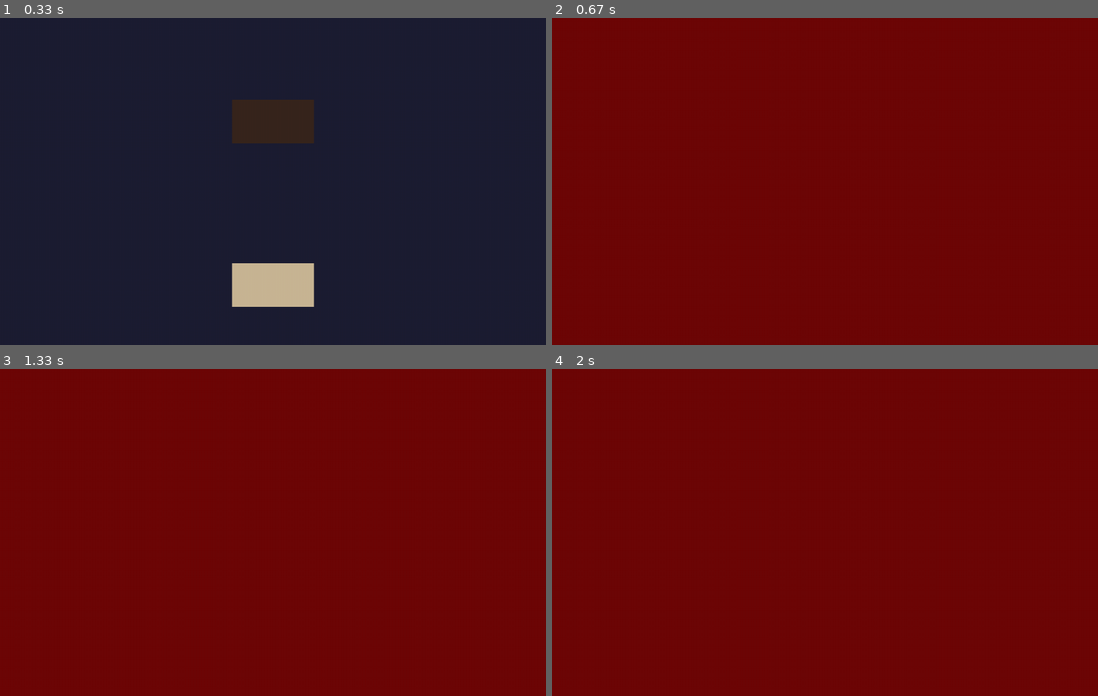
Above: before the commit, frames 1-4 (two rows, left to right).
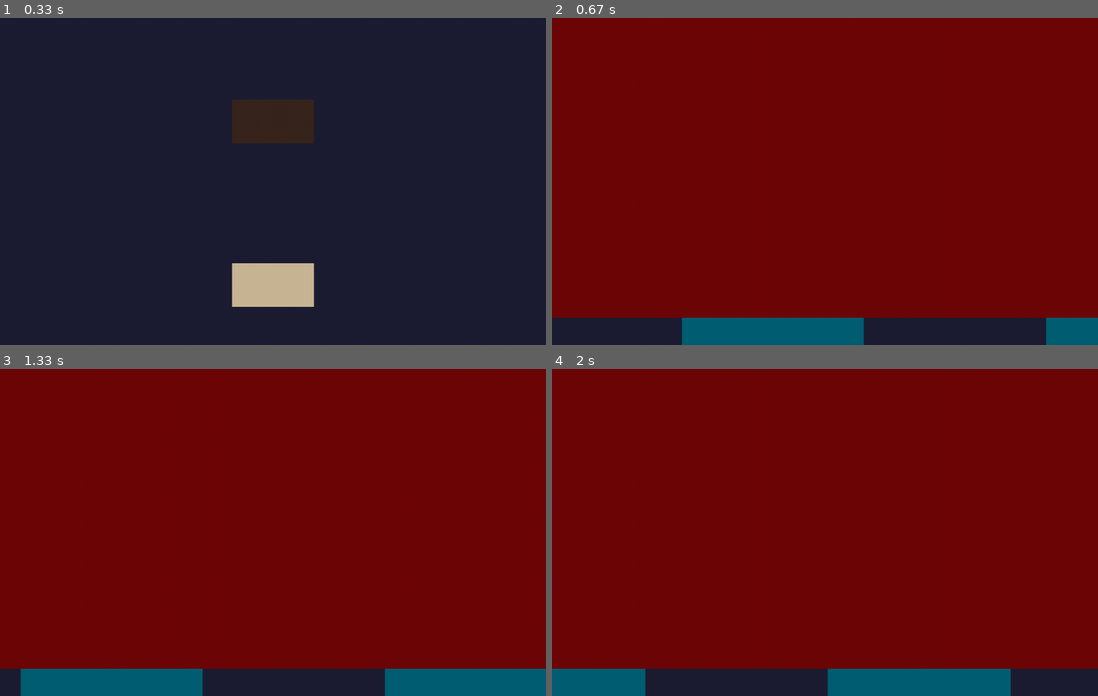
Above: after the commit, the same moments.

Repository: jjavierf64/PyGame
Game: pygame game, started from SquidShanty/main.py
Same seed, same stepped clock (60 frames per second), same inputs: the game is played once before the commit and once after it.
Inputs:
- Up to frame 1 (0.33 s): no input
- Up to frame 2 (0.67 s): tap Enter at 0.33 s
- Up to frame 3 (1.33 s): no input
- Up to frame 4 (2 s): no input

Frame 1 is identical in both runs. In frame 2, 8.3% of the frame differs, in the area x 0-100%, y 91-100%; in frame 3, 8.3%; in frame 4, 8.3%.

Commit message:
Added Sea and moving animations

Diff:
--- a/SquidShanty/gameplay.py
+++ b/SquidShanty/gameplay.py
@@ -1,9 +1,38 @@
 import pygame
 # Assets
 
-def draw_window_game(WIN, COLOR,):
+def elements_movement(GAME_ELEMENTS, sea_vel, WIN_WIDTH, WIN_HEIGHT):
+    # Move Sea
+    GAME_ELEMENTS["sea1"].x -= sea_vel
+    GAME_ELEMENTS["sea2"].x -= sea_vel
+    GAME_ELEMENTS["sea3"].x -= sea_vel
+    GAME_ELEMENTS["sea4"].x -= sea_vel
+
+    # Respawn Sea
+    if GAME_ELEMENTS["sea1"].x + GAME_ELEMENTS["sea1"].width < 0:
+        GAME_ELEMENTS["sea1"].x = WIN_WIDTH - 5
 
 
+    if GAME_ELEMENTS["sea2"].x + GAME_ELEMENTS["sea2"].width < 0:
+        GAME_ELEMENTS["sea2"].x = WIN_WIDTH - 5
+
+
+    if GAME_ELEMENTS["sea3"].x + GAME_ELEMENTS["sea3"].width < 0:
+        GAME_ELEMENTS["sea3"].x = WIN_WIDTH - 5
+
+
+    if GAME_ELEMENTS["sea4"].x + GAME_ELEMENTS["sea4"].width < 0:
+        GAME_ELEMENTS["sea4"].x = WIN_WIDTH - 5
+
+
+def draw_window_game(WIN, COLOR, GAME_ELEMENTS):
     WIN.fill(COLOR["RED"])
 
+
+    pygame.draw.rect(WIN, COLOR["BLUE"], GAME_ELEMENTS["sea1"])
+    pygame.draw.rect(WIN, COLOR["LIGHTBLUE"], GAME_ELEMENTS["sea2"])
+    pygame.draw.rect(WIN, COLOR["BLUE"], GAME_ELEMENTS["sea3"])
+    pygame.draw.rect(WIN, COLOR["LIGHTBLUE"], GAME_ELEMENTS["sea4"])
+
+
     pygame.display.update()
--- a/SquidShanty/main.py
+++ b/SquidShanty/main.py
@@ -9,15 +9,15 @@
 pygame.mixer.init()
 
 # Window Constants
-WIDTH, HEIGHT = 1000,600
-WIN = pygame.display.set_mode((WIDTH, HEIGHT))
+WIN_WIDTH, WIN_HEIGHT = 1000,600
+WIN = pygame.display.set_mode((WIN_WIDTH, WIN_HEIGHT))
 pygame.display.set_caption("Squid Shanty")
 
 
 # Menu Elements and Triggers from the Buttons
 MENU_BUTTONS={
-"START" : pygame.Rect(WIDTH//2 - 75, HEIGHT*1//4, 150, 80),
-"QUIT" : pygame.Rect(WIDTH//2 - 75, HEIGHT*3//4, 150, 80),
+"START" : pygame.Rect(WIN_WIDTH//2 - 75, WIN_HEIGHT*1//4, 150, 80),
+"QUIT" : pygame.Rect(WIN_WIDTH//2 - 75, WIN_HEIGHT*3//4, 150, 80),
 "TO_GAME" : pygame.USEREVENT + 100,
 "TO_CHARS" : pygame.USEREVENT + 101,
 "TO_LEAD" : pygame.USEREVENT + 102
@@ -35,14 +35,30 @@
 
 #Color Pallette
 COLOR={
-"RED":(110, 7, 7),
-"BLUE":(29, 30, 51),
-"KHAKI":(201, 182, 149),
-"BROWN":(56, 37, 30),
-"DARK_BROWN":(31, 18, 14)
+    "RED":(110, 7, 7),
+    "BLUE":(29, 30, 51),
+    "LIGHTBLUE": (0, 95, 115),
+    "KHAKI":(201, 182, 149),
+    "BROWN":(56, 37, 30),
+    "DARK_BROWN":(31, 18, 14)
 }
 
-# Initial Mode
+# Game Assets
+
+SEA_WIDTH, SEA_HEIGHT = 335, 50
+
+#ASSETS={
+#    "SEA":
+#}
+GAME_ELEMENTS={
+            "sea1" : pygame.Rect(0,WIN_HEIGHT - SEA_HEIGHT, SEA_WIDTH, SEA_HEIGHT),
+            "sea2" : pygame.Rect(333,WIN_HEIGHT - SEA_HEIGHT, SEA_WIDTH, SEA_HEIGHT),
+            "sea3" : pygame.Rect(666,WIN_HEIGHT - SEA_HEIGHT, SEA_WIDTH, SEA_HEIGHT),
+            "sea4" : pygame.Rect(WIN_WIDTH,WIN_HEIGHT - SEA_HEIGHT, SEA_WIDTH, SEA_HEIGHT)
+            }
+
+
+
 
 # Functions
 def main(menu_selected = 0, mode="menu"):
@@ -65,7 +81,10 @@
                 mode = "game"
 
         if mode == "game":
-            draw_window_game(WIN, COLOR)
+
+            elements_movement(GAME_ELEMENTS, sea_vel, WIN_WIDTH, WIN_HEIGHT)
+
+            draw_window_game(WIN, COLOR, GAME_ELEMENTS)
 
     main()
 
